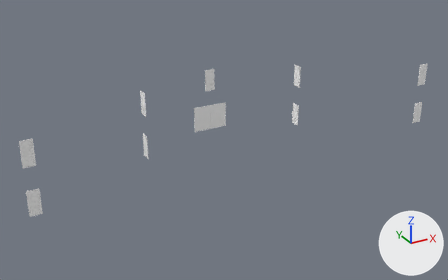
The glTF model game/assets/models/campus_doors.glb, before and after one commit.
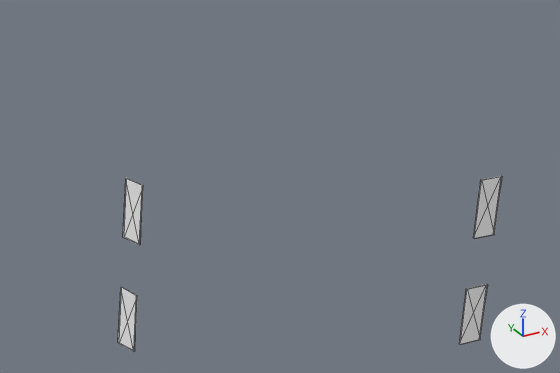
Each version appears first whole from a camera (50 mm lens) standing at (-26.1, -41.7, 23.9) and looking at (-1.1, 3.7, 1.2), and next in a close-up on the part from 56% to 100% of the width and 0% to 48% of the height. The axes (+X, +Y, +Z) are drawn at lower right. The lights are the same throughout. The last two pictures show the newer version. The close-ups show mesh edges as thin lines.

Names of what the first close-up shows: 'Door_1_Back_R', 'Door_1_Class_R', 'Door_G_Back_R', 'Door_G_Class_R'.
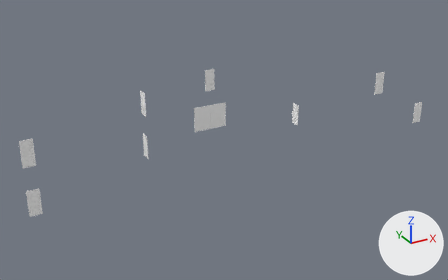
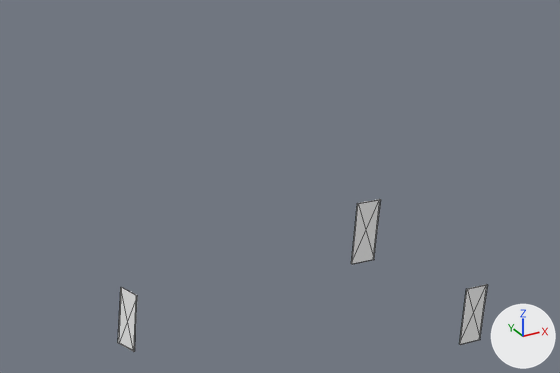
Changed parts and their boxes [x1, y1, x2, y2] in the close-ups (560 x 373 px):
'Door_1_Seminar_Hall', added: after [351, 199, 381, 264]
'Door_1_Back_R', deleted: before [473, 176, 502, 239]
'Door_1_Class_R', deleted: before [123, 179, 143, 245]

Edits to the bpy script that builds the scene:
```text
Remove ob_door_1_back_r:
    ob_door_1_back_r = bpy.data.objects.new('Door_1_Back_R', me_door_1_back_r)
    ob_door_1_back_r.location = (19.47, 0.0, 4.31)
Remove ob_door_1_class_r:
    ob_door_1_class_r = bpy.data.objects.new('Door_1_Class_R', me_door_1_class_r)
    ob_door_1_class_r.location = (8.0, 5.03, 4.31)
Add ob_door_1_seminar_hall:
    ob_door_1_seminar_hall = bpy.data.objects.new('Door_1_Seminar_Hall', me_door_1_back_l.copy())  # the mesh of ob_door_1_back_l
    ob_door_1_seminar_hall.location = (13.03, 0.0, 4.31)
```
